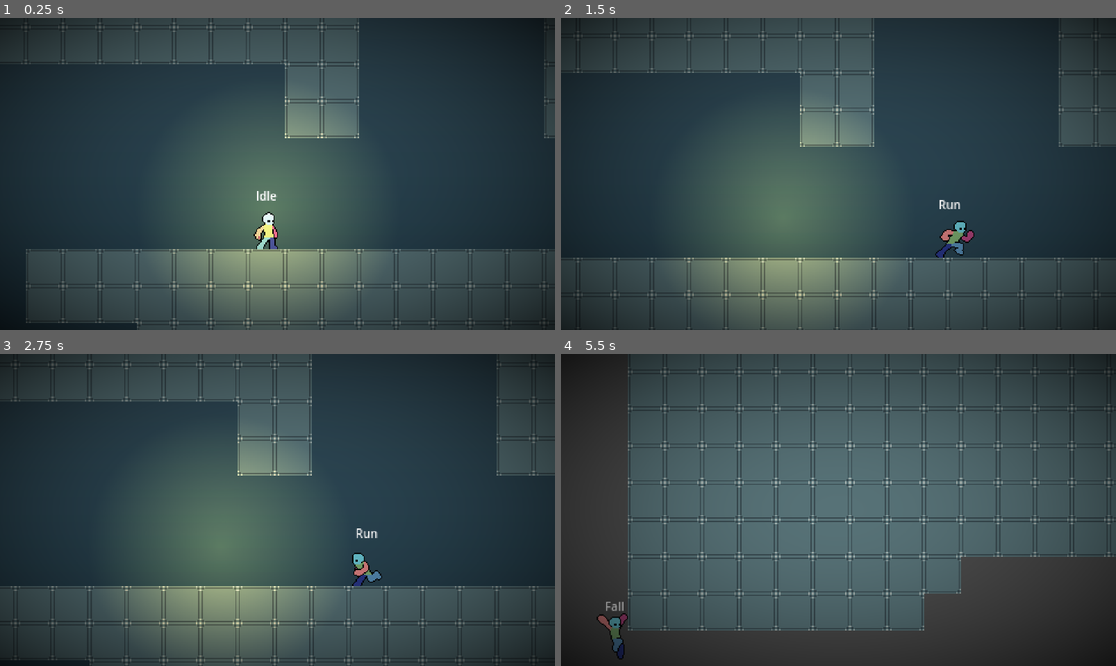
Above: before the commit, frames 1-4 (two rows, left to right).
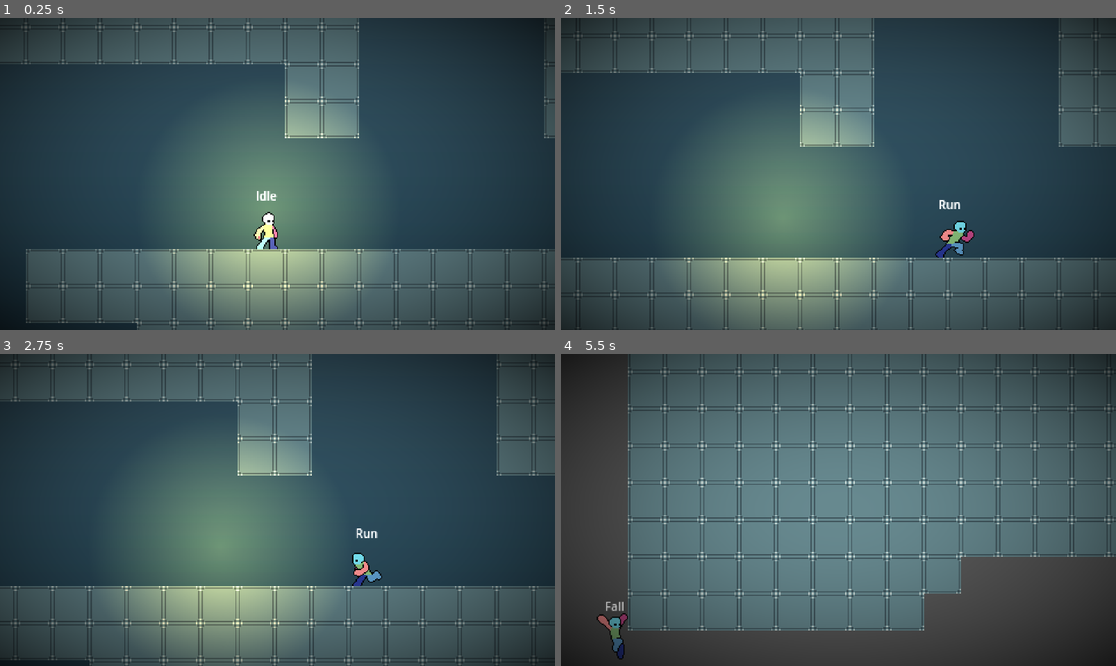
Above: after the commit, the same moments.

Repository: TianJunShi1/harry-forge
Game: Godot game, scene res://main.tscn
Two runs of this game, one before a commit and one after it. Both use one fixed random seed, a clock stepped at 60 frames per second and the inputs below.
Inputs (mouse positions are in pixels of both pictures, inside the frame that each line leads up to):
- Up to frame 1 (0.25 s): no input
- Up to frame 2 (1.5 s): move the mouse to (960, 158) at 0.52 s; hold D (right) from 0.53 s (still down); tap Shift (run) at 0.6, 1.35 s; tap Space (jump) at 0.77 s; move the mouse to (727, 189) at 1.27 s
- Up to frame 3 (2.75 s): tap Space (jump) at 1.52 s; move the mouse to (333, 441) at 2.02 s; release D (right) at 2.03 s; hold A (left) from 2.03 s (still down); tap Shift (run) at 2.1 s
- Up to frame 4 (5.5 s): move the mouse to (810, 572) at 2.77 s; release A (left) at 2.78 s; hold D (right) 2.78-4.28 s; tap Shift (run) every 0.75 s from 2.85 to 5.1 s; tap Space (jump) at 3.02, 3.77, 4.52 s; move the mouse to (1005, 556) at 3.52 s; move the mouse to (672, 463) at 4.27 s; hold A (left) 4.28-5.03 s; move the mouse to (866, 510) at 5.02 s; hold D (right) from 5.03 s (still down)

The runs differ from the first frame. In frame 1, 5.8% of the frame differs, in the area x 4-99%, y 1-100%; in frame 2, 5.2%; in frame 3, 5.6%; in frame 4, 2.2%.

Commit message:
brightness/contrast 从 WorldEnvironment 迁移到 DisplaySprite shader
SubViewport disable_3d=true 不执行 3D 后处理管线，
WorldEnvironment adjustment_* 在此架构下无效。
改为在 DisplaySprite shader 中处理，作为真正的后处理 pass。

https://claude.ai/code/session_01Nep7k7bm9abyPcpCngC5Ws

Diff:
--- a/Level/00_chapter1/01.tscn
+++ b/Level/00_chapter1/01.tscn
@@ -8,13 +8,6 @@
 [ext_resource type="PackedScene" uid="uid://bmustsxwdgpm5" path="res://Npc/Npc_sample.tscn" id="6_lw3vo"]
 [ext_resource type="PackedScene" uid="uid://bj5m4npn23phg" path="res://general/level_transition/Level_transition.tscn" id="7_trans"]
 [ext_resource type="PackedScene" uid="uid://l6ibdstqceki" path="res://general/level_transition/spawn_point.tscn" id="8_spawn"]
-
-[sub_resource type="Environment" id="Environment_01"]
-background_mode = 5
-adjustment_enabled = true
-adjustment_brightness = 1.2
-adjustment_contrast = 1.05
-adjustment_saturation = 1.0
 
 [sub_resource type="Gradient" id="Gradient_e5u0v"]
 colors = PackedColorArray(0.0713, 0.17709997, 0.23, 1, 0.21600002, 0.312, 0.36, 1)
@@ -42,9 +35,6 @@
 fill_to = Vector2(0.8162393, 0.15384616)
 
 [node name="01" type="Node2D" unique_id=159589538]
-
-[node name="WorldEnvironment" type="WorldEnvironment" parent="." unique_id=900000001]
-environment = SubResource("Environment_01")
 
 [node name="GameCamera" parent="." unique_id=701613553 instance=ExtResource("5_cam01")]
 
--- a/general/camera/pixel_renderer.tscn
+++ b/general/camera/pixel_renderer.tscn
@@ -6,12 +6,17 @@
 code = "shader_type canvas_item;
 
 uniform float vignette_strength : hint_range(0.0, 6.0) = 1.5;
+uniform float brightness : hint_range(0.5, 2.0) = 1.0;
+uniform float contrast : hint_range(0.5, 2.0) = 1.0;
 
 void fragment() {
 	vec4 col = texture(TEXTURE, UV);
+	col.rgb *= brightness;
+	col.rgb = (col.rgb - 0.5) * contrast + 0.5;
 	vec2 c = UV - vec2(0.5);
 	float vignette = 1.0 - dot(c, c) * vignette_strength;
 	col.rgb *= clamp(vignette, 0.0, 1.0);
+	col.rgb = clamp(col.rgb, 0.0, 1.0);
 	COLOR = col;
 }
 "
@@ -19,6 +24,8 @@
 [sub_resource type="ShaderMaterial" id="ShaderMaterial_fx"]
 shader = SubResource("Shader_fx")
 shader_parameter/vignette_strength = 1.5
+shader_parameter/brightness = 1.2
+shader_parameter/contrast = 1.05
 
 [node name="PixelRenderer" type="Node2D"]
 script = ExtResource("1_renderer")
--- a/general/scripts/pixel_renderer.gd
+++ b/general/scripts/pixel_renderer.gd
@@ -28,8 +28,6 @@
 @onready var _display: Sprite2D = $DisplaySprite
 @onready var _canvas_modulate: CanvasModulate = $SubViewport/GlobalEffects/CanvasModulate
 
-var _world_env: WorldEnvironment
-
 var _camera: GameCamera2D
 # child_entered_tree 监听是否已挂上；signal 驱动取代每帧轮询
 var _camera_search_pending: bool = false
@@ -57,11 +55,10 @@
 
 func _apply_atmosphere_exports() -> void:
 	_canvas_modulate.color = atmosphere_color
-	if is_instance_valid(_world_env):
-		var env := _world_env.environment
-		env.adjustment_brightness = brightness
-		env.adjustment_contrast = contrast
-	(_display.material as ShaderMaterial).set_shader_parameter("vignette_strength", vignette)
+	var mat := _display.material as ShaderMaterial
+	mat.set_shader_parameter("brightness", brightness)
+	mat.set_shader_parameter("contrast", contrast)
+	mat.set_shader_parameter("vignette_strength", vignette)
 
 
 # ============================================================================
@@ -85,7 +82,6 @@
 		_begin_camera_search()
 	else:
 		_end_camera_search()
-	_world_env = _find_world_env_in_level()
 	return _current_level
 
 
@@ -95,7 +91,6 @@
 		_current_level.queue_free()
 	_current_level = null
 	_camera = null
-	_world_env = null
 	_begin_camera_search()
 
 
@@ -193,19 +188,6 @@
 	return event
 
 
-func _find_world_env_in_level() -> WorldEnvironment:
-	if not is_instance_valid(_current_level):
-		return null
-	var stack: Array = [_current_level]
-	while not stack.is_empty():
-		var node: Node = stack.pop_back()
-		if node is WorldEnvironment:
-			return node
-		for child in node.get_children():
-			stack.append(child)
-	return null
-
-
 func _find_camera_in_subviewport() -> GameCamera2D:
 	# 遍历 SubViewport 子树查找 game_camera 组成员
 	var stack: Array = [_sub_viewport]
@@ -249,23 +231,27 @@
 
 ## 设置全局亮度（1.0=默认，>1 更亮，<1 更暗）。duration > 0 时平滑过渡。
 func set_brightness(value: float, duration: float = 0.0) -> void:
-	if not is_instance_valid(_world_env):
-		return
-	var env := _world_env.environment
-	if duration <= 0.0:
-		env.adjustment_brightness = value
-		return
-	var tw := create_tween()
-	tw.tween_property(env, "adjustment_brightness", value, duration)
+	var mat := _display.material as ShaderMaterial
+	if duration <= 0.0:
+		mat.set_shader_parameter("brightness", value)
+		return
+	var from: float = mat.get_shader_parameter("brightness")
+	var tw := create_tween()
+	tw.tween_method(
+		func(v: float) -> void: mat.set_shader_parameter("brightness", v),
+		from, value, duration
+	)
 
 
 ## 设置全局对比度（1.0=默认，>1 更强烈）。duration > 0 时平滑过渡。
 func set_contrast(value: float, duration: float = 0.0) -> void:
-	if not is_instance_valid(_world_env):
-		return
-	var env := _world_env.environment
-	if duration <= 0.0:
-		env.adjustment_contrast = value
-		return
-	var tw := create_tween()
-	tw.tween_property(env, "adjustment_contrast", value, duration)
+	var mat := _display.material as ShaderMaterial
+	if duration <= 0.0:
+		mat.set_shader_parameter("contrast", value)
+		return
+	var from: float = mat.get_shader_parameter("contrast")
+	var tw := create_tween()
+	tw.tween_method(
+		func(v: float) -> void: mat.set_shader_parameter("contrast", v),
+		from, value, duration
+	)
